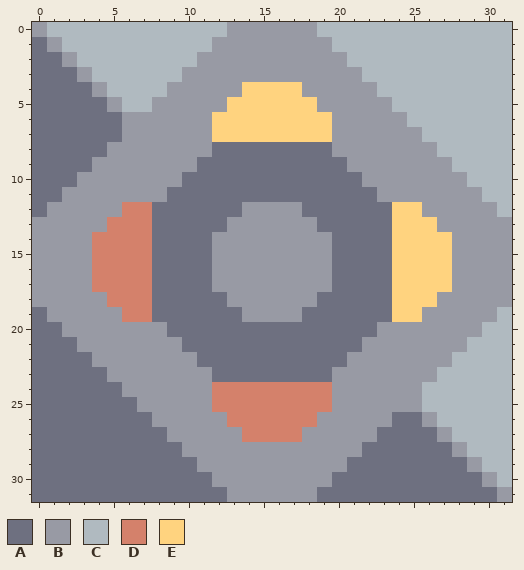
Two states of a pixel-art sprite, sprites-override/blocks/storage/unloader.png. Above: the version before the commit.
The file is 32x32 pixels.
Palette (. is transparent): A #6e7080  B #989aa4  C #b0bac0  D #d4816b  E #ffd37f
Pixels before, first column x 0:
 0 BCCCCCCCCCCCCBBBBBBCCCCCCCCCCCCC
 1 ABCCCCCCCCCCBBBBBBBBCCCCCCCCCCCC
 2 AABCCCCCCCCBBBBBBBBBBCCCCCCCCCCC
 3 AAABCCCCCCBBBBBBBBBBBBCCCCCCCCCC
 4 AAAABCCCCBBBBBEEEEBBBBBCCCCCCCCC
 5 AAAAABCCBBBBBEEEEEEBBBBBCCCCCCCC
 6 AAAAAABBBBBBEEEEEEEEBBBBBCCCCCCC
 7 AAAAAABBBBBBEEEEEEEEBBBBBBCCCCCC
 8 AAAAABBBBBBBAAAAAAAABBBBBBBCCCCC
 9 AAAABBBBBBBAAAAAAAAAABBBBBBBCCCC
10 AAABBBBBBBAAAAAAAAAAAABBBBBBBCCC
11 AABBBBBBBAAAAAAAAAAAAAABBBBBBBCC
12 ABBBBBDDAAAAAABBBBAAAAAAEEBBBBBC
13 BBBBBDDDAAAAABBBBBBAAAAAEEEBBBBB
14 BBBBDDDDAAAABBBBBBBBAAAAEEEEBBBB
15 BBBBDDDDAAAABBBBBBBBAAAAEEEEBBBB
16 BBBBDDDDAAAABBBBBBBBAAAAEEEEBBBB
17 BBBBDDDDAAAABBBBBBBBAAAAEEEEBBBB
18 BBBBBDDDAAAAABBBBBBAAAAAEEEBBBBB
19 ABBBBBDDAAAAAABBBBAAAAAAEEBBBBBC
20 AABBBBBBBAAAAAAAAAAAAAABBBBBBBCC
21 AAABBBBBBBAAAAAAAAAAAABBBBBBBCCC
22 AAAABBBBBBBAAAAAAAAAABBBBBBBCCCC
23 AAAAABBBBBBBAAAAAAAABBBBBBBCCCCC
24 AAAAAABBBBBBDDDDDDDDBBBBBBCCCCCC
25 AAAAAAABBBBBDDDDDDDDBBBBBBCCCCCC
26 AAAAAAAABBBBBDDDDDDBBBBBAABCCCCC
27 AAAAAAAAABBBBBDDDDBBBBBAAAABCCCC
28 AAAAAAAAAABBBBBBBBBBBBAAAAAABCCC
29 AAAAAAAAAAABBBBBBBBBBAAAAAAAABCC
30 AAAAAAAAAAAABBBBBBBBAAAAAAAAAABC
31 AAAAAAAAAAAAABBBBBBAAAAAAAAAAAAB
The same view after the edit:
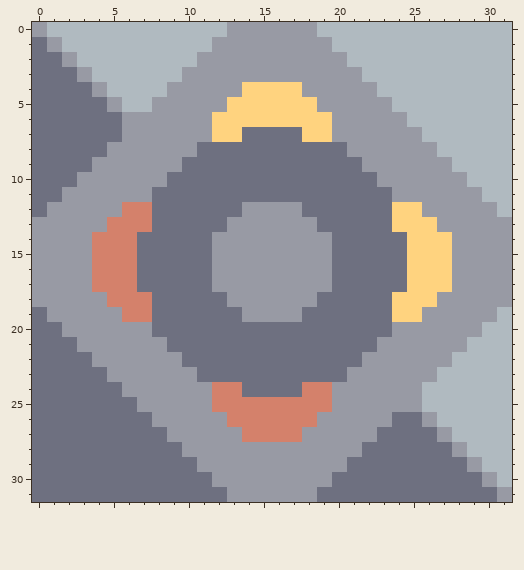
Difference:
{"y":7,"x":14,"old":"EEEE","new":"AAAA"}
{"y":8,"x":11,"old":"B","new":"A"}
{"y":8,"x":20,"old":"B","new":"A"}
{"y":9,"x":10,"old":"B","new":"A"}
{"y":9,"x":21,"old":"B","new":"A"}
{"y":10,"x":9,"old":"B","new":"A"}
{"y":10,"x":22,"old":"B","new":"A"}
{"y":11,"x":8,"old":"B","new":"A"}
{"y":11,"x":23,"old":"B","new":"A"}
{"y":14,"x":7,"old":"D","new":"A"}
{"y":14,"x":24,"old":"E","new":"A"}
{"y":15,"x":7,"old":"D","new":"A"}
{"y":15,"x":24,"old":"E","new":"A"}
{"y":16,"x":7,"old":"D","new":"A"}
{"y":16,"x":24,"old":"E","new":"A"}
{"y":17,"x":7,"old":"D","new":"A"}
{"y":17,"x":24,"old":"E","new":"A"}
{"y":20,"x":8,"old":"B","new":"A"}
{"y":20,"x":23,"old":"B","new":"A"}
{"y":21,"x":9,"old":"B","new":"A"}
{"y":21,"x":22,"old":"B","new":"A"}
{"y":22,"x":10,"old":"B","new":"A"}
{"y":22,"x":21,"old":"B","new":"A"}
{"y":23,"x":11,"old":"B","new":"A"}
{"y":23,"x":20,"old":"B","new":"A"}
{"y":24,"x":14,"old":"DDDD","new":"AAAA"}
{"label":"changed","picture_box":[137,127,407,397]}
